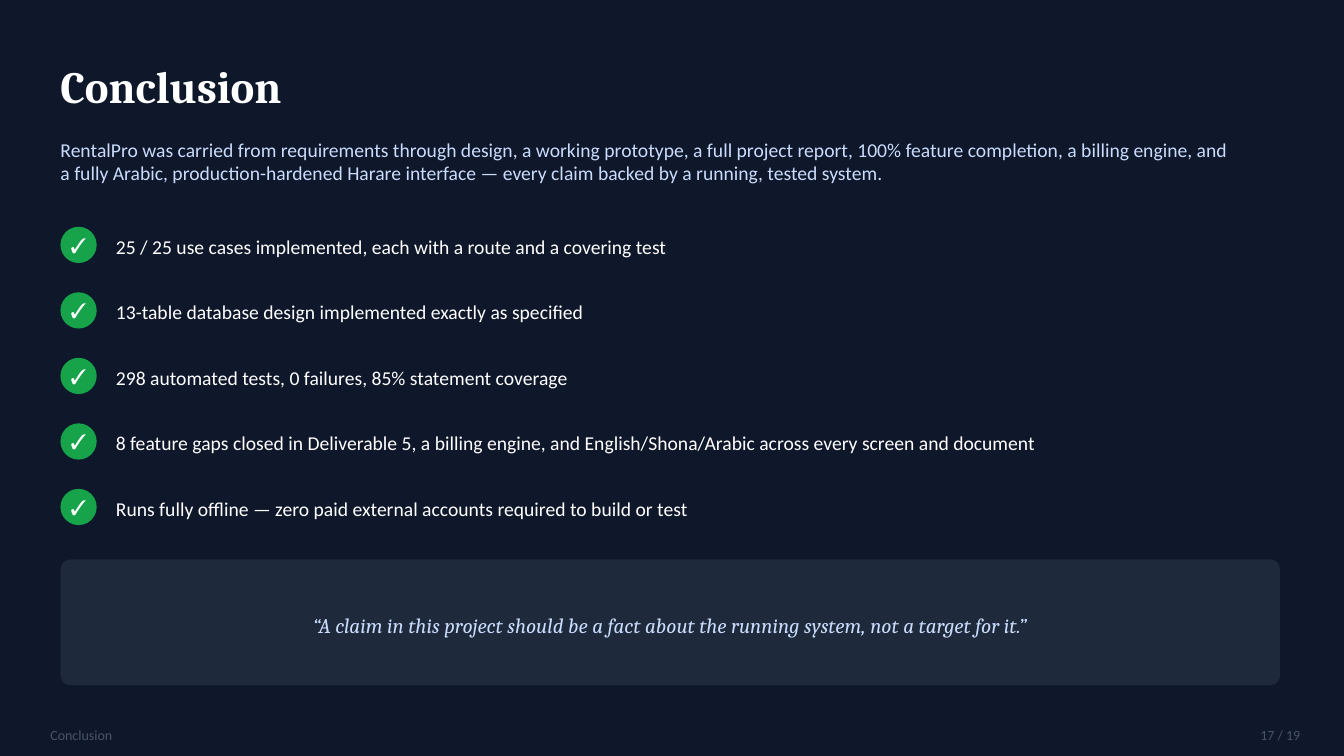
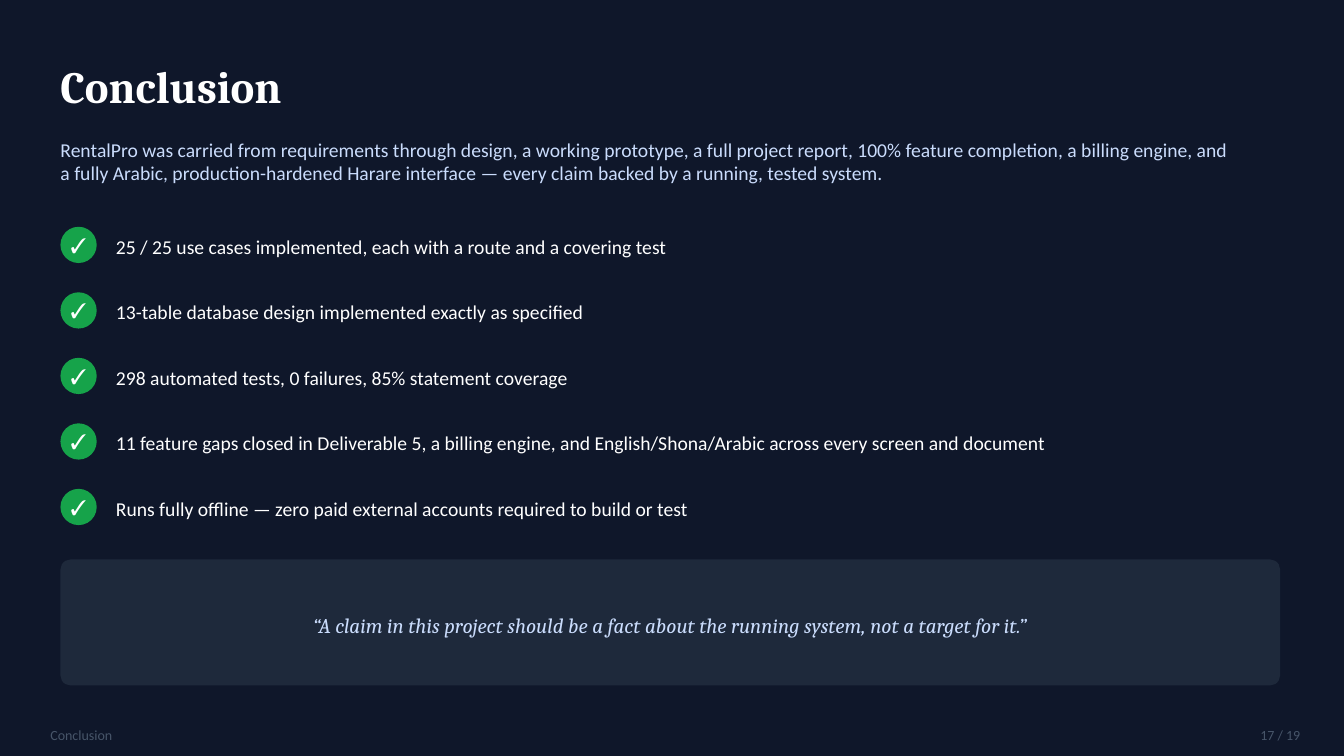
Before and after one commit to Abdur-lab/github-slideshow, a slide deck: slide 17 of docs/ABDURRAHMAAN_IT401_DEL_6_PRESENTATION.pptx. Drawn at 1344x756 pixels with LibreOffice and Linux fonts; fonts in the diff are those of the drawing. Boxes give left, top, right and bottom in pixels: in the first picture for what was removed or moved away, otherwise in the second. Text is boxed around its words. In the diff, an @@ line names an element or a change of style, - is before the commit and + after.

```diff
--- a/docs/ABDURRAHMAAN_IT401_DEL_6_PRESENTATION.pptx
+++ b/docs/ABDURRAHMAAN_IT401_DEL_6_PRESENTATION.pptx
@@ text at [116,436,1044,454]: text changed @@
-8 feature gaps closed in Deliverable 5, a billing engine, and English/Shona/Arabic across every screen and document
+11 feature gaps closed in Deliverable 5, a billing engine, and English/Shona/Arabic across every screen and document
```
Also in this commit, not shown: 1 other slide changed, 6 other files.
